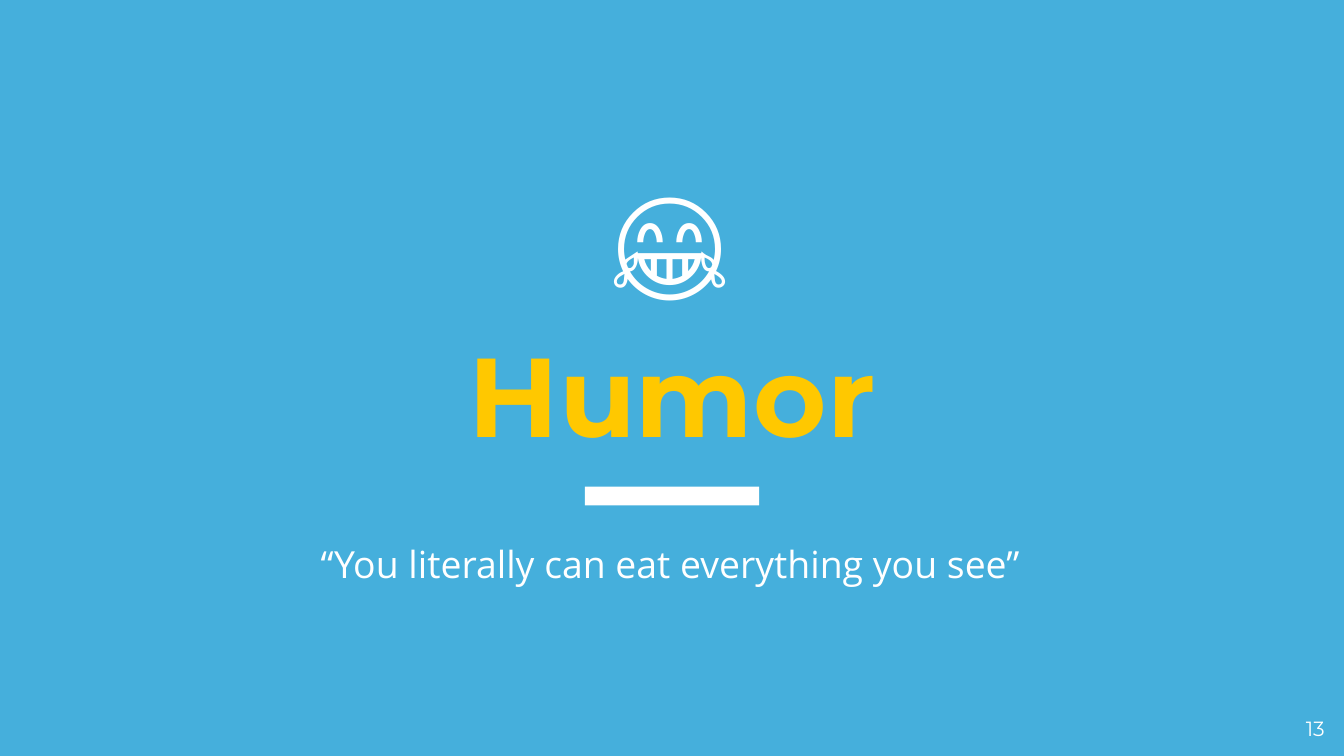
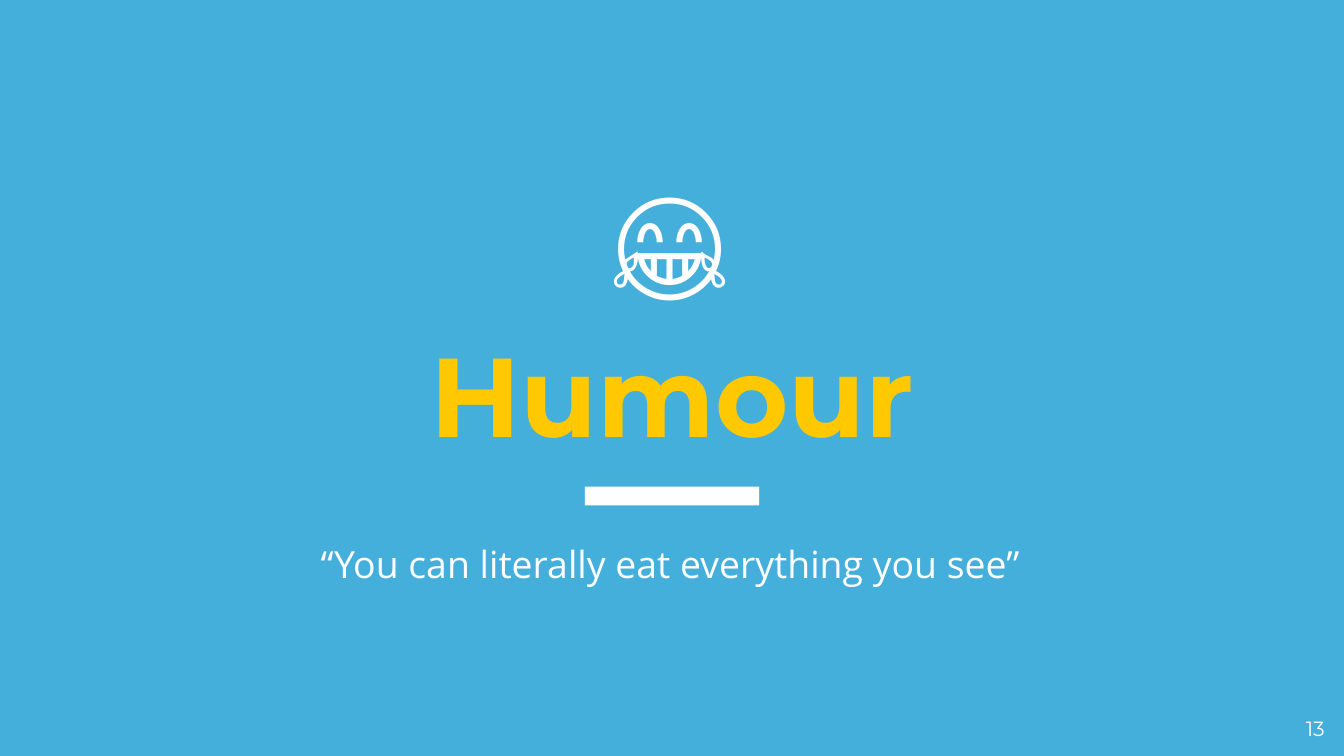
Before and after one commit to hakrrr/Giranimo, a slide deck: slide 13 of Presentation/Pitch.pptx. Drawn at 1344x756 pixels with LibreOffice and Linux fonts; fonts in the diff are those of the drawing. Boxes give left, top, right and bottom in pixels: in the first picture for what was removed or moved away, otherwise in the second. Text is boxed around its words. In the diff, an @@ line names an element or a change of style, - is before the commit and + after.

```diff
--- a/Presentation/Pitch.pptx
+++ b/Presentation/Pitch.pptx
@@ title at <box>430,358,914,438</box>: text changed @@
-Humor
+Humour
@@ subtitle at <box>321,549,1020,587</box>: text changed @@
-“You literally can eat everything you see”
+“You can literally eat everything you see”
```
Also in this commit, not shown: 16 other slides changed.
